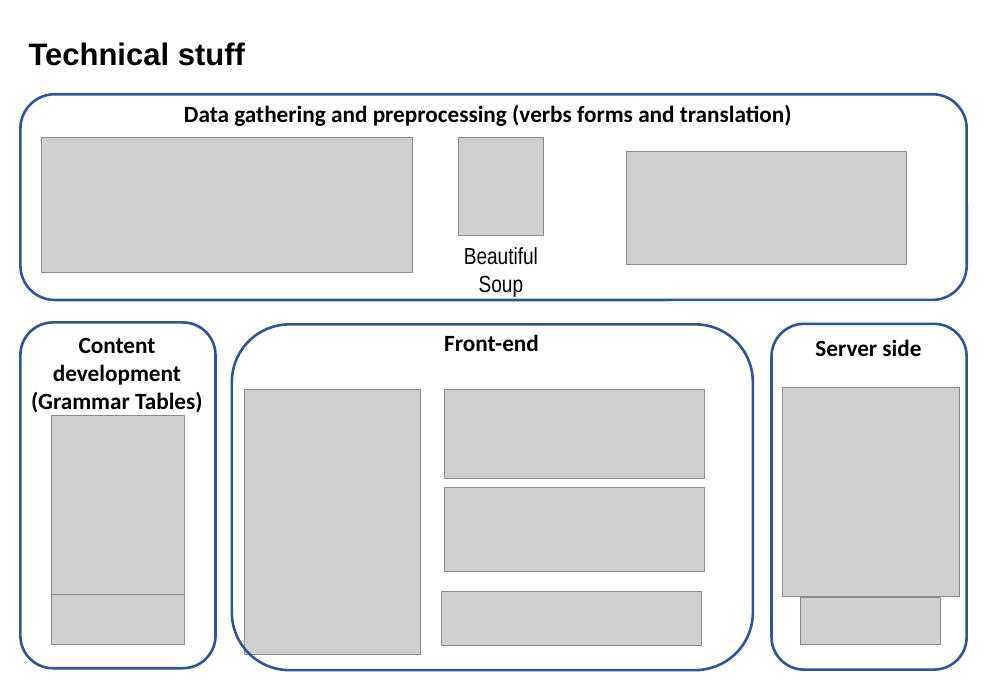
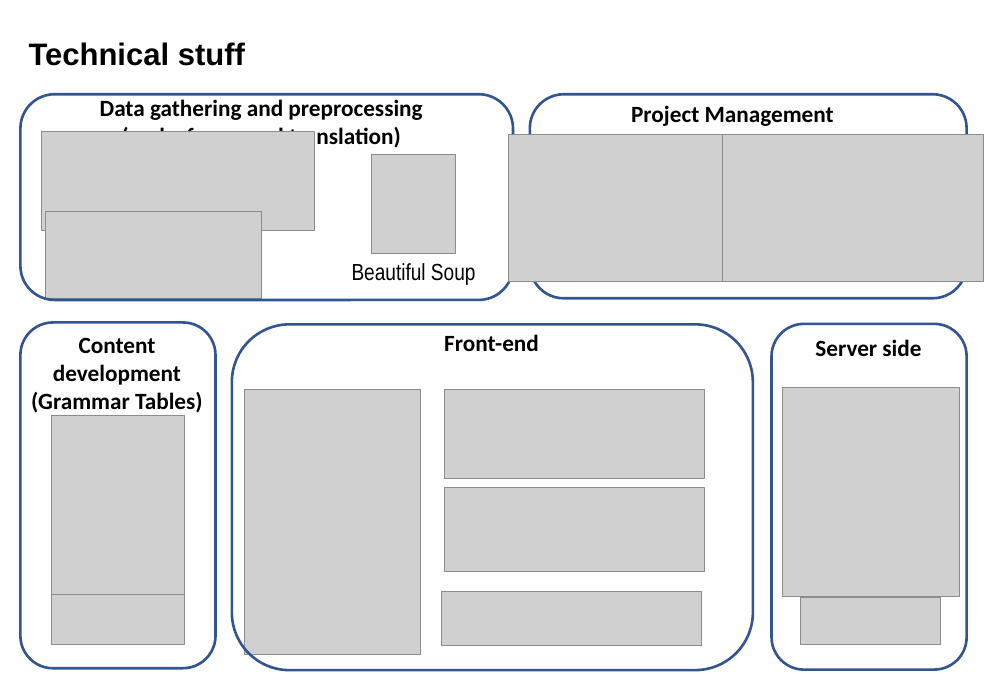
Before and after one commit to daniliberzon/verbs, a slide deck: slide 11 of Paul Binyan.pptx. Drawn at 1008x698 pixels with LibreOffice and Linux fonts; fonts in the diff are those of the drawing; grey boxes stand for pictures. Boxes give left, top, right and bottom in pixels: in the first picture for what was removed or moved away, otherwise in the second. Text is boxed around its words. In the diff, an @@ line names an element or a change of style, - is before the commit and + after.

Commit message:
presentation

```diff
--- a/Paul Binyan.pptx
+++ b/Paul Binyan.pptx
@@ text "Data gathering and preprocessing (verbs ...": place and size @@
-text "Data gathering and preprocessing (verbs ..." at (184, 105, 792, 126)
+text "Data gathering and preprocessing (verbs ..." at (100, 99, 422, 150)
@@ text "Data gathering and preprocessing (verbs ..." at (100, 99, 422, 150): alignment left to centre @@
@@ rounded rectangle: place and size @@
-rounded rectangle at (20, 94, 967, 300)
+rounded rectangle at (20, 94, 514, 300)
@@ picture: place and size @@
-picture at (42, 138, 412, 273)
+picture at (42, 131, 315, 230)
@@ group added at (509, 94, 984, 298): 2 pictures, 1 rounded rectangle, 1 text @@
+Project Management
@@ picture: place and size @@
-picture at (459, 137, 544, 235)
+picture at (371, 155, 456, 253)
@@ picture: place and size @@
-picture at (627, 151, 907, 264)
+picture at (46, 211, 262, 299)
@@ text "Beautiful Soup" rewrapped from (464, 247, 538, 297) to (352, 263, 475, 285) @@
```
Also in this commit, not shown: 1 other file.
